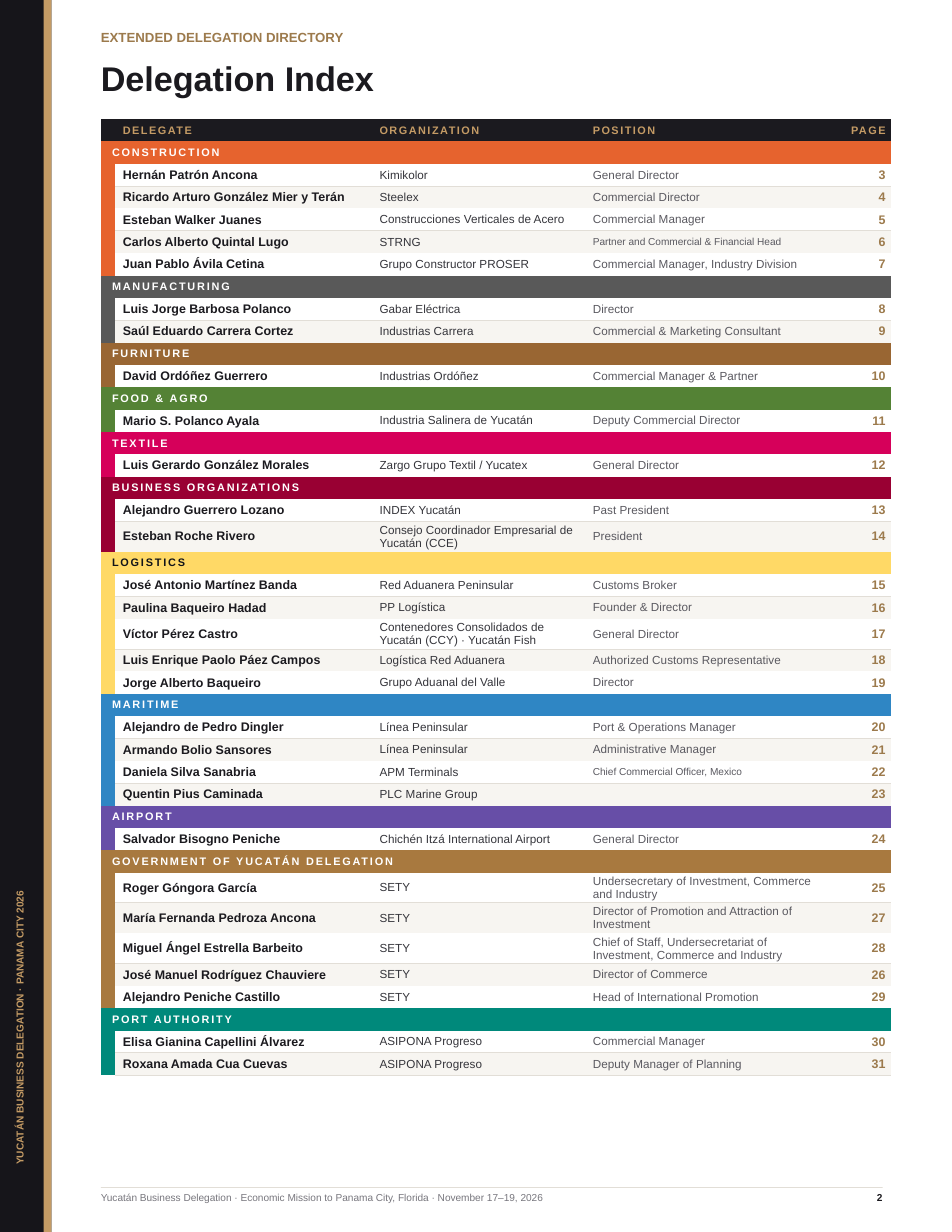
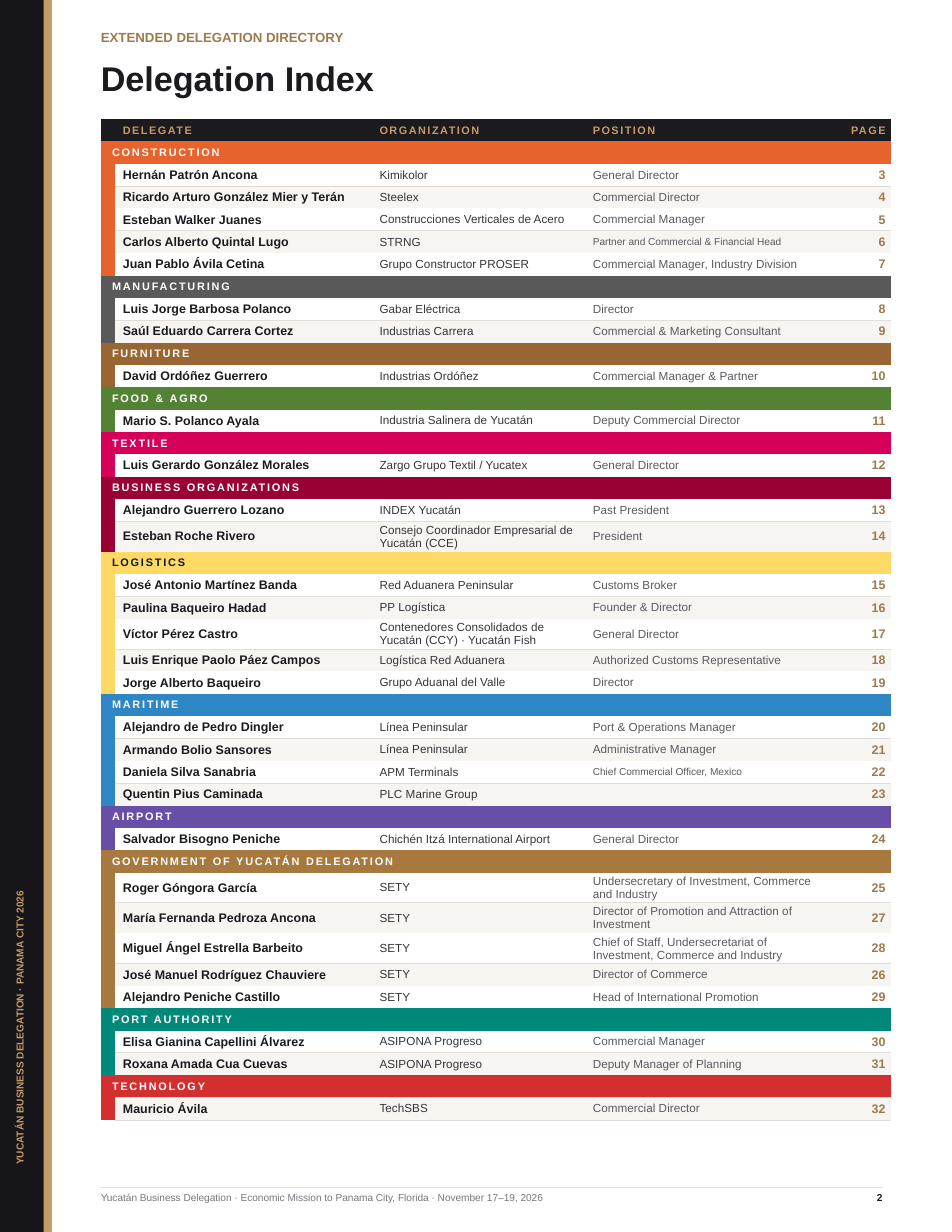
Before and after one commit to misionpanamacity2026/misionpanamacity2026.github.io, a slide deck: slide 2 of pdf/Brochure_Extendido_Panama_City_2026_editable.pptx. Drawn at 952x1232 pixels with LibreOffice and Linux fonts; fonts in the diff are those of the drawing. Boxes give left, top, right and bottom in pixels: in the first picture for what was removed or moved away, otherwise in the second. Text is boxed around its words. In the diff, an @@ line names an element or a change of style, - is before the commit and + after.

```diff
--- a/pdf/Brochure_Extendido_Panama_City_2026_editable.pptx
+++ b/pdf/Brochure_Extendido_Panama_City_2026_editable.pptx
@@ table at <box>101,119,890,1117</box> @@
+row 42: TECHNOLOGY |  |  |  |  | 
+row 43:  | Mauricio Ávila |  | TechSBS | Commercial Director | 32
```
Also in this commit, not shown: 1 other slide changed, 1 slide added, 3 other files.
